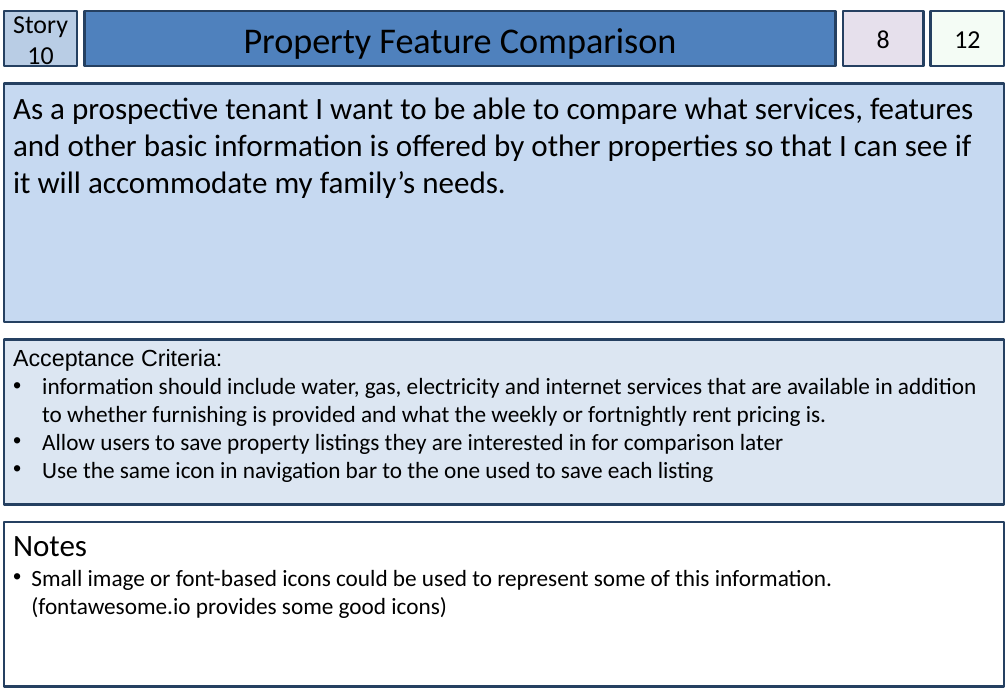
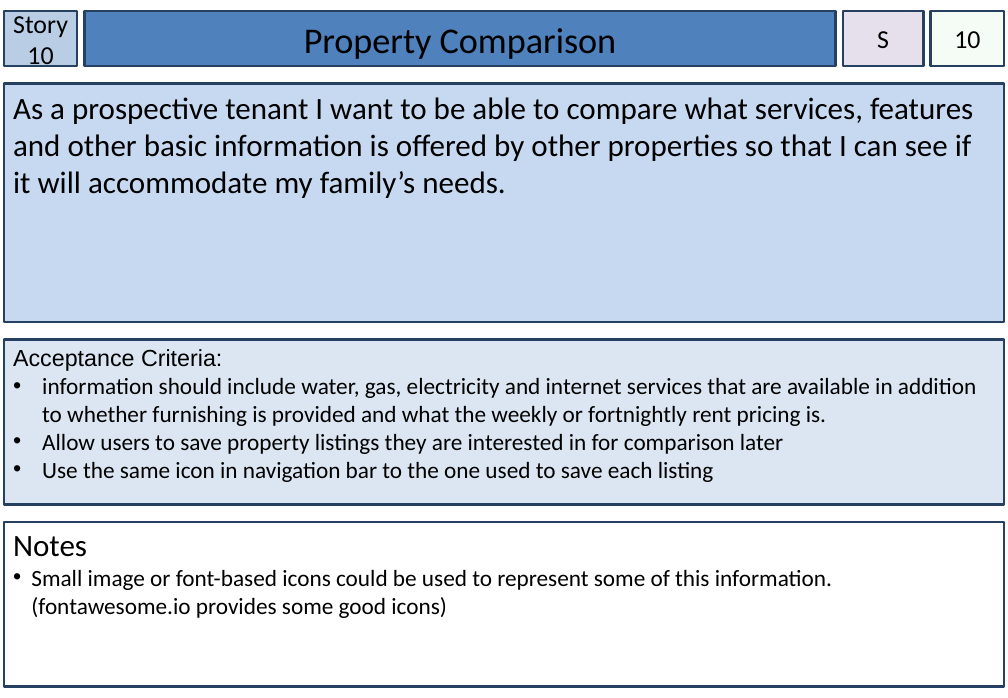
Before and after one commit to cshor24/IFB299-Group-26---Property-Management, a slide deck: slide 12 of Story Cards version a million.pptx. Drawn at 1008x698 pixels with LibreOffice and Linux fonts; fonts in the diff are those of the drawing. Boxes give left, top, right and bottom in pixels: in the first picture for what was removed or moved away, otherwise in the second. Text is boxed around its words. In the diff, an @@ line names an element or a change of style, - is before the commit and + after.

```diff
--- a/Story Cards version a million.pptx
+++ b/Story Cards version a million.pptx
@@ text in rectangle at (304, 28, 617, 59): text changed @@
-Property Feature Comparison
+Property Comparison
@@ text in rectangle at (877, 31, 889, 48): text changed @@
-8
+S
@@ text in rectangle at (954, 31, 980, 48): text changed @@
-12
+10
```
Also in this commit, not shown: 19 other slides changed.
